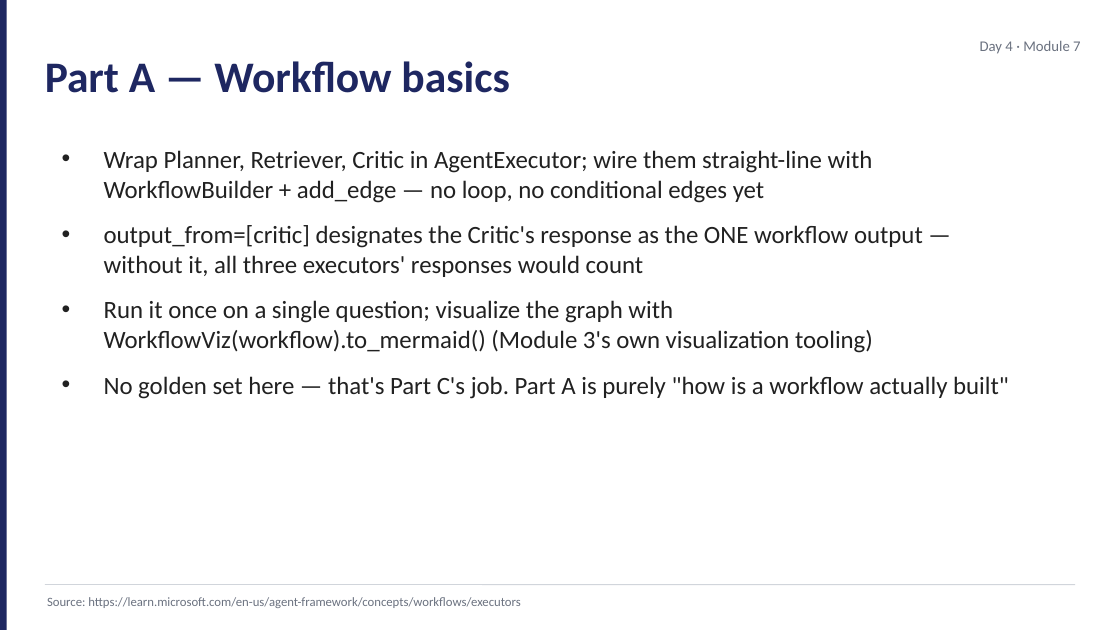
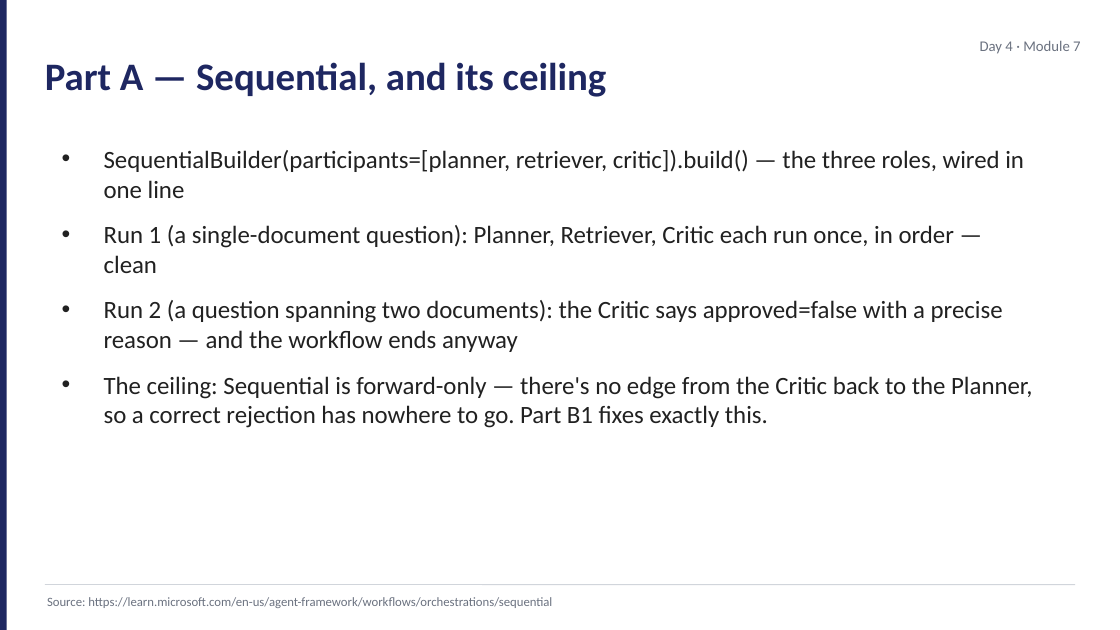
Before and after one commit to JimPiquant/Building-AI-Apps-and-Agents, a slide deck: slide 3 of decks/day4/module-7-lab-kickoff.pptx. Drawn at 1120x630 pixels with LibreOffice and Linux fonts; fonts in the diff are those of the drawing. Boxes give left, top, right and bottom in pixels: in the first picture for what was removed or moved away, otherwise in the second. Text is boxed around its words. In the diff, an @@ line names an element or a change of style, - is before the commit and + after.

```diff
--- a/decks/day4/module-7-lab-kickoff.pptx
+++ b/decks/day4/module-7-lab-kickoff.pptx
@@ text at (45, 62, 607, 97): text changed; size 28 to 25 pt @@
-Part A — Workflow basics
+Part A — Sequential, and its ceiling
@@ text at (104, 150, 1033, 428): text changed @@
-• Wrap Planner, Retriever, Critic in AgentExecutor; wire them straight-line with WorkflowBuilder + add_edge — no loop, no conditional edges yet
-• output_from=[critic] designates the Critic's response as the ONE workflow output — without it, all three executors' responses would count
-• Run it once on a single question; visualize the graph with WorkflowViz(workflow).to_mermaid() (Module 3's own visualization tooling)
-• No golden set here — that's Part C's job. Part A is purely "how is a workflow actually built"
+• SequentialBuilder(participants=[planner, retriever, critic]).build() — the three roles, wired in one line
+• Run 1 (a single-document question): Planner, Retriever, Critic each run once, in order — clean
+• Run 2 (a question spanning two documents): the Critic says approved=false with a precise reason — and the workflow ends anyway
+• The ceiling: Sequential is forward-only — there's no edge from the Critic back to the Planner, so a correct rejection has nowhere to go. Part B1 fixes exactly this.
@@ text at (47, 597, 552, 608): text changed @@
-Source: https://learn.microsoft.com/en-us/agent-framework/concepts/workflows/executors
+Source: https://learn.microsoft.com/en-us/agent-framework/workflows/orchestrations/sequential
```
Also in this commit, not shown: 11 other slides changed, 18 other files.
